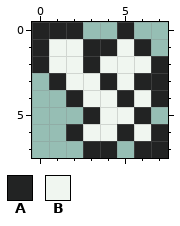
Edited in one commit: pixel-art file (raw/graphics/ui/icons/conditions/attack_up.aseprite). Above, as it was before the edit.
8x8 pixels, 1 frame.
Visible layers, top first: "Layer 2", "Layer 1".
Palette (. is transparent): A #222323  B #f0f6f0
Pixels before, first column x 0:
0 AAA..A..
1 ABBAABA.
2 ABBABBBA
3 .ABBABAA
4 ..ABBABA
5 ...ABBA.
6 ..ABBABA
7 ...AA.AA
After the commit:
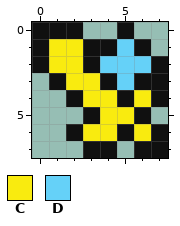
Colours new in this view: C #f9eb0f  D #65d1f8
Diff:
Colour A changes from #222323 to #101010.
Layers "Layer 2", "Layer 1":
Colour B gives way to colour C in rows 1 to 2 at x 1 to 2; in row 3 at x 2 to 3; in row 4 at x 3 to 4 and 6; in row 5 at x 4 to 5; in row 6 at x 3 to 4 and 6.
Colour B gives way to colour D in row 1 at x 5; in row 2 at x 4 to 6; in row 3 at x 5.
Boxes around the changes in both pictures, in picture pixels (x1, y1, x2, y2):
changed: (32, 22, 168, 158)
